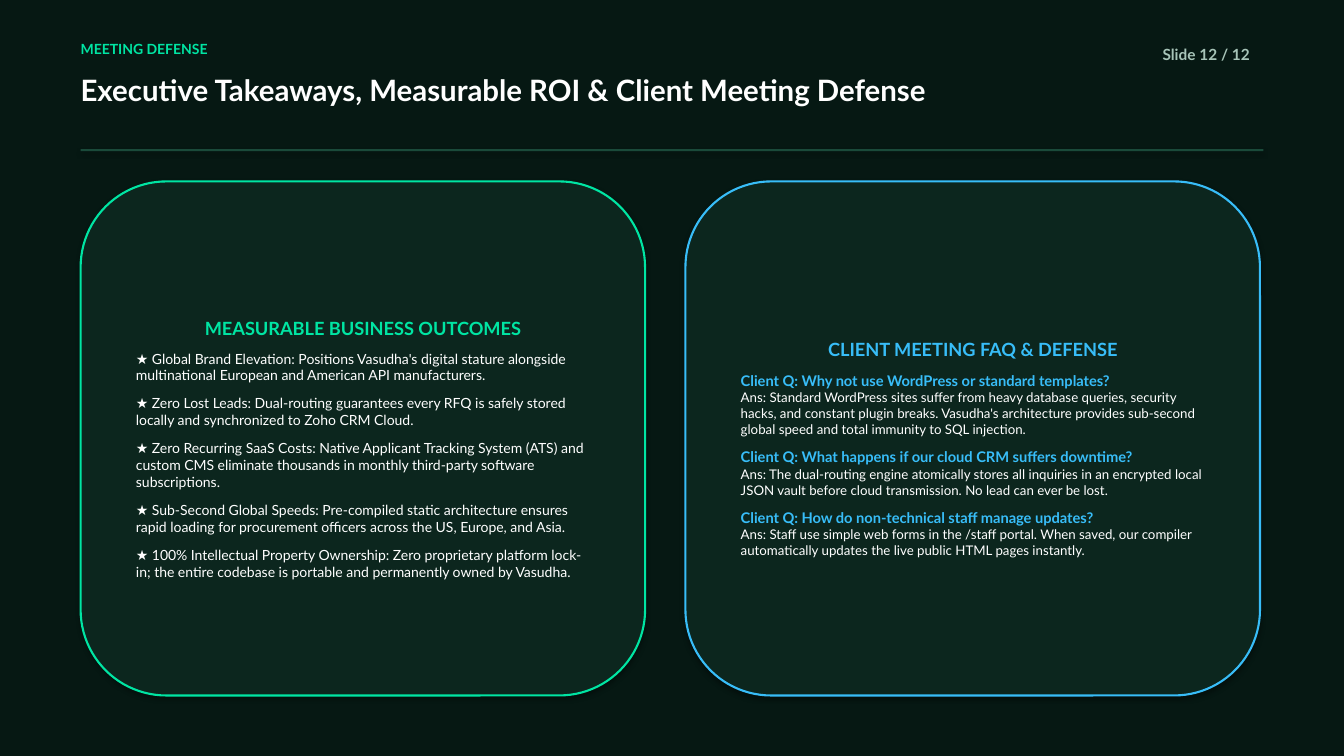
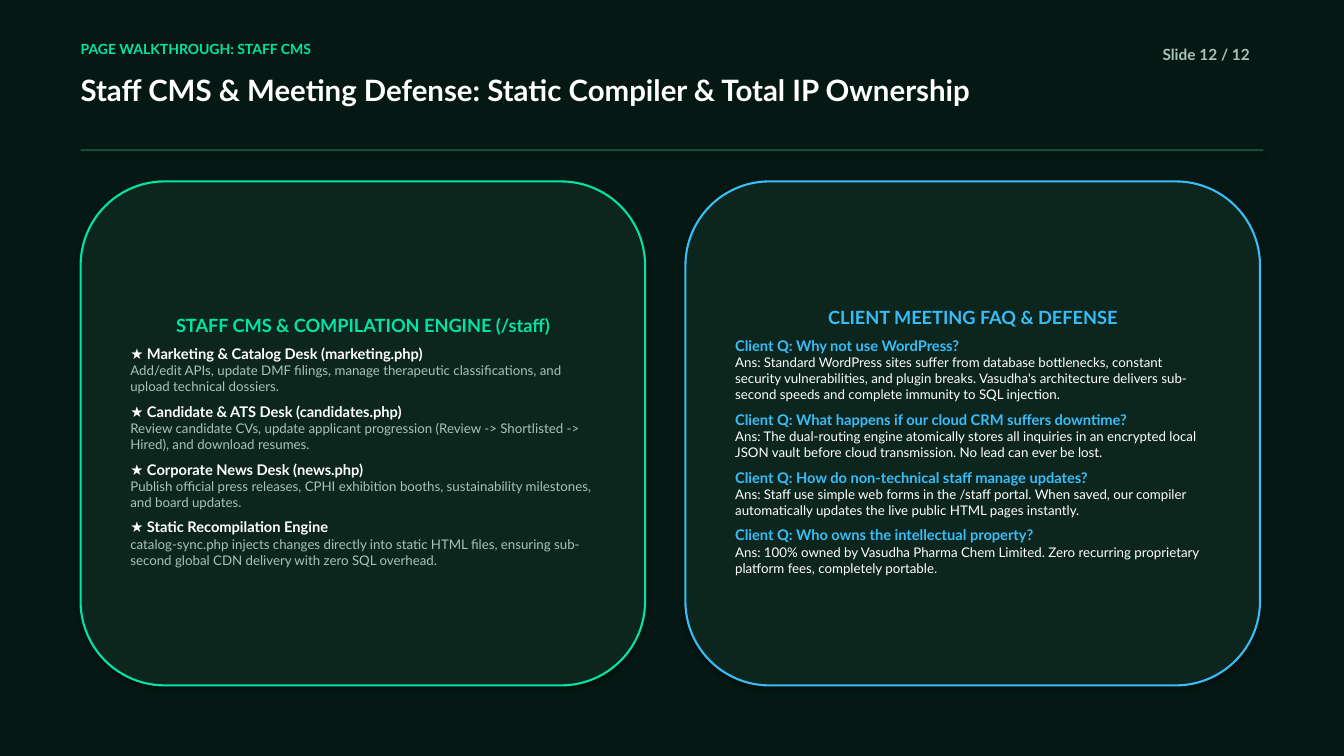
Before and after one commit to saikrishna-bethamcharla/vasudhapharma-green, a slide deck: slide 12 of Vasudha_Pharma_Executive_Presentation.pptx. Drawn at 1344x756 pixels with LibreOffice and Linux fonts; fonts in the diff are those of the drawing. Boxes give left, top, right and bottom in pixels: in the first picture for what was removed or moved away, otherwise in the second. Text is boxed around its words. In the diff, an @@ line names an element or a change of style, - is before the commit and + after.

Commit message:
docs(presentation): update deck to page-by-page walkthrough with 3D globe, About Us, and section organograms

```diff
--- a/Vasudha_Pharma_Executive_Presentation.pptx
+++ b/Vasudha_Pharma_Executive_Presentation.pptx
@@ text at bbox=[81, 43, 311, 54]: text changed @@
-MEETING DEFENSE
+PAGE WALKTHROUGH: STAFF CMS
@@ text at bbox=[81, 79, 970, 107]: text changed @@
-Executive Takeaways, Measurable ROI & Client Meeting Defense
+Staff CMS & Meeting Defense: Static Compiler & Total IP Ownership
@@ rounded rectangle "STAFF CMS & COMPILATION ENGINE ...": place and size @@
-rounded rectangle "STAFF CMS & COMPILATION ENGINE ..." at bbox=[81, 181, 645, 696]
+rounded rectangle "STAFF CMS & COMPILATION ENGINE ..." at bbox=[81, 181, 645, 686]
@@ rounded rectangle "CLIENT MEETING FAQ & DEFENSE": place and size @@
-rounded rectangle "CLIENT MEETING FAQ & DEFENSE" at bbox=[686, 181, 1260, 696]
+rounded rectangle "CLIENT MEETING FAQ & DEFENSE" at bbox=[686, 181, 1260, 686]
@@ text in rounded rectangle at bbox=[130, 318, 591, 568]: text changed; size 10 to 9.5 pt; text colour #FFFFFF to #A7C4B8 @@
-MEASURABLE BUSINESS OUTCOMES
-★ Global Brand Elevation: Positions Vasudha's digital stature alongside multinational European and American API manufacturers.
-★ Zero Lost Leads: Dual-routing guarantees every RFQ is safely stored locally and synchronized to Zoho CRM Cloud.
-★ Zero Recurring SaaS Costs: Native Applicant Tracking System (ATS) and custom CMS eliminate thousands in monthly third-party software subscriptions.
-★ Sub-Second Global Speeds: Pre-compiled static architecture ensures rapid loading for procurement officers across the US, Europe, and Asia.
-★ 100% Intellectual Property Ownership: Zero proprietary platform lock-in; the entire codebase is portable and permanently owned by Vasudha.
+STAFF CMS & COMPILATION ENGINE (/staff)
+★ Marketing & Catalog Desk (marketing.php)
+Add/edit APIs, update DMF filings, manage therapeutic classifications, and upload technical dossiers.
+★ Candidate & ATS Desk (candidates.php)
+Review candidate CVs, update applicant progression (Review -> Shortlisted -> Hired), and download resumes.
+★ Corporate News Desk (news.php)
+Publish official press releases, CPHI exhibition booths, sustainability milestones, and board updates.
+★ Static Recompilation Engine
+catalog-sync.php injects changes directly into static HTML files, ensuring sub-second global CDN delivery with zero SQL overhead.
@@ text in rounded rectangle at bbox=[735, 340, 1186, 402]: text changed @@
-Client Q: Why not use WordPress or standard templates?
-Ans: Standard WordPress sites suffer from heavy database queries, security hacks, and constant plugin breaks. Vasudha's architecture provides sub-second global speed and total immunity to SQL injection.
+Client Q: Why not use WordPress?
+Ans: Standard WordPress sites suffer from database bottlenecks, constant security vulnerabilities, and plugin breaks. Vasudha's architecture delivers sub-second speeds and complete immunity to SQL injection.
@@ text in rounded rectangle at bbox=[735, 414, 1127, 486]: less space between paragraphs @@
@@ text in rounded rectangle at bbox=[735, 529, 1199, 576]: paragraphs added @@
+Client Q: Who owns the intellectual property?
+Ans: 100% owned by Vasudha Pharma Chem Limited. Zero recurring proprietary platform fees, completely portable.
```
Also in this commit, not shown: 2 other slides changed, 9 slides added, 9 slides removed, 2 other files.
